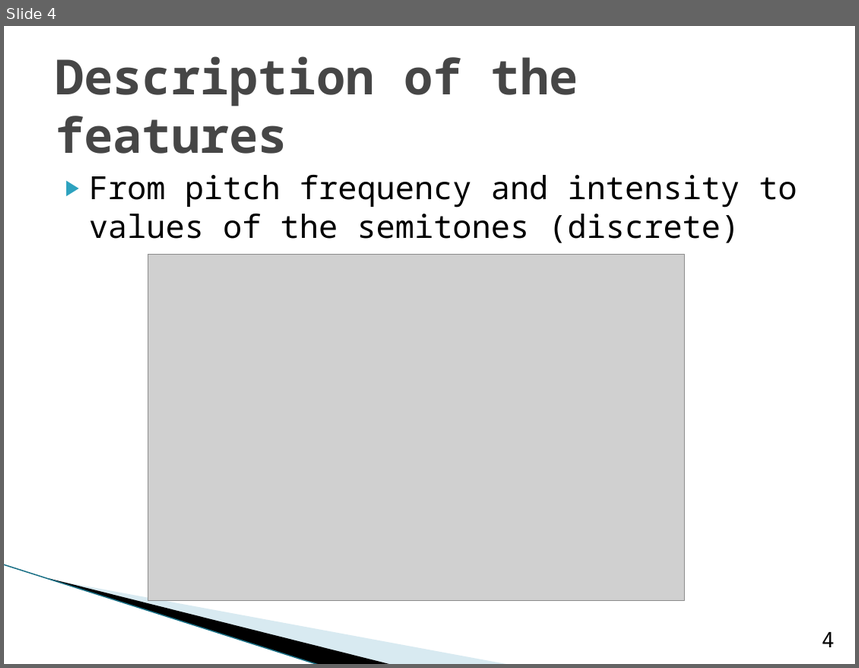
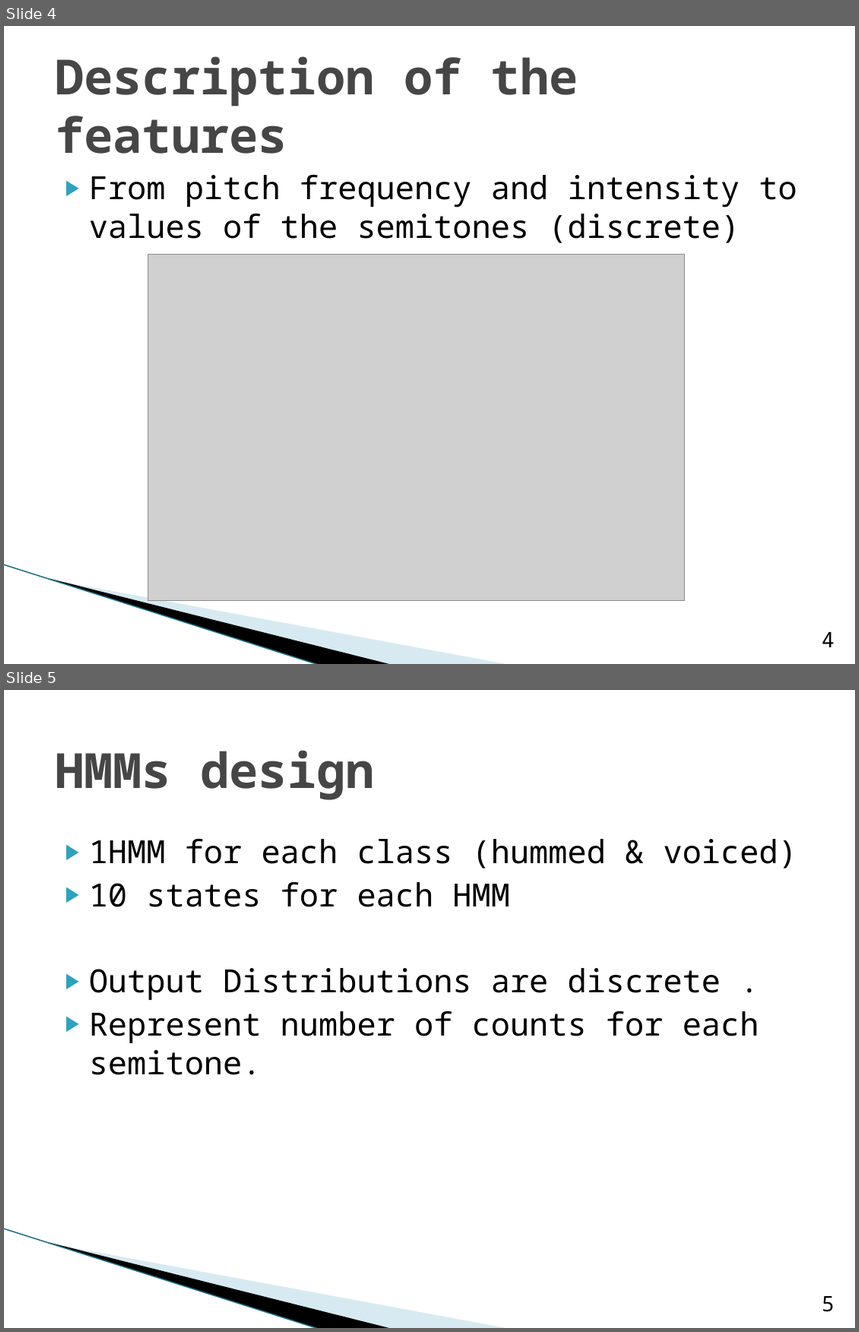
Before and after one commit to camusant/EQ2341ProjectMatlab62020, a slide deck: Final_Project/Final_Presentation.pptx. Shown one above the other, each under a label of ours: slide 4 before the commit, slides 4 and 5 after it. The pictures are 859x668 and 859x1332 pixels, drawn with LibreOffice and Linux fonts; fonts in the diff are those of the drawing; grey boxes stand for pictures; background and template pictures are left out. Boxes give left, top, right and bottom in pixels: in the first picture for what was removed or moved away, otherwise in the second. Text is boxed around its words. In the diff, an @@ line names an element or a change of style, - is before the commit and + after.

```diff
--- a/Final_Project/Final_Presentation.pptx
+++ b/Final_Project/Final_Presentation.pptx
@@ slide 5 added at <box>4,690,855,1328</box>, background #FFFFFF; not listed: 3 template elements that a slide beside it also shows @@
@@ title added at <box>55,750,375,800</box>, 41 pt, text #464646, bold @@
+HMMs design
@@ text added at <box>89,839,797,1075</box>, 27 pt, text #000000 @@
+▶ 1HMM for each class (hummed & voiced)
+▶ 10 states for each HMM
+▶ Output Distributions are discrete .
+▶ Represent number of counts for each semitone.
@@ page number added at <box>822,1296,835,1312</box>, 18 pt, text #000000 @@
+5
```
Also in this commit, not shown: 2 other slides added, 1 slide removed.
